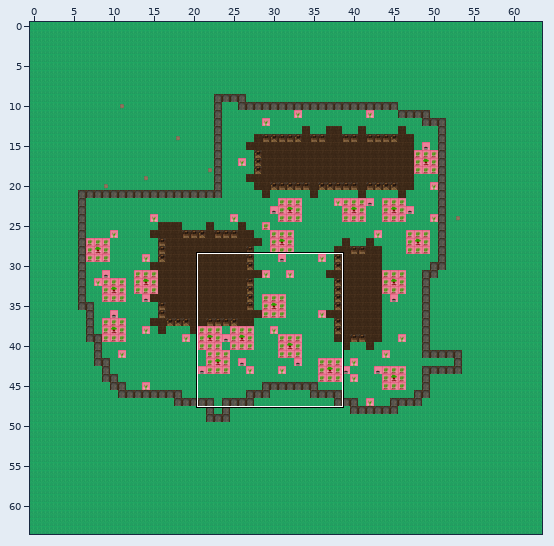
A Tiled map gets an edit: assets/tiled/mapFarm2.tmx. Above: a wide view before the commit, with the close-up outlined.
Close-up. Earlier state:
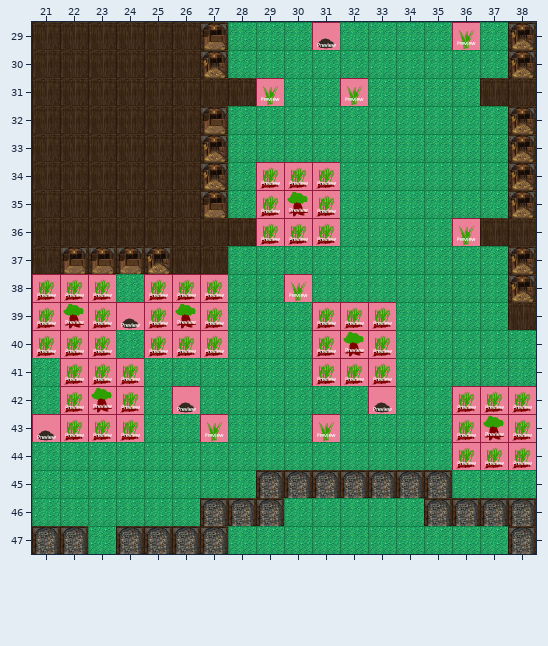
Cells are 64x64 px. Shown: x 21..38, y 29..47. The commit also changed other parts of the map, which this record leaves out.
After:
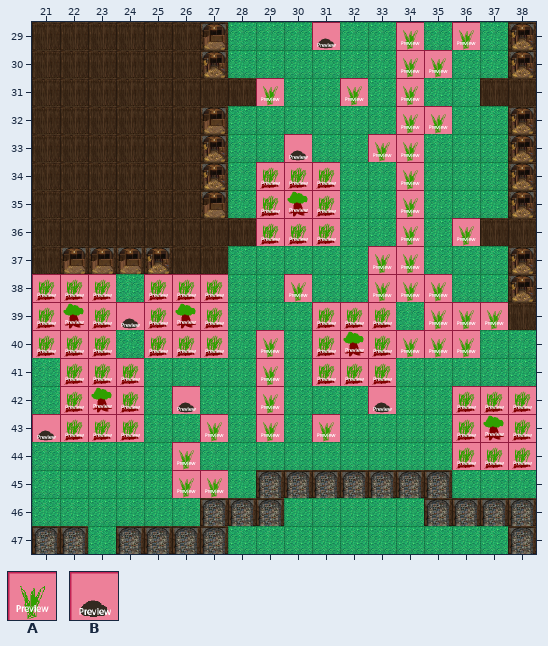
Key: from "tileset": A 18, B 42.
_ is an empty cell.
The edit:
{"where": "layer \"walls\""}
{"y":29,"x":34,"old":"_","new":"A"}
{"y":30,"x":34,"old":"__","new":"AA"}
{"y":31,"x":34,"old":"_","new":"A"}
{"y":32,"x":34,"old":"__","new":"AA"}
{"y":33,"x":30,"old":"_","new":"B"}
{"y":33,"x":33,"old":"__","new":"AA"}
{"y":34,"x":34,"old":"_","new":"A"}
{"y":35,"x":34,"old":"_","new":"A"}
{"y":36,"x":34,"old":"_","new":"A"}
{"y":37,"x":33,"old":"__","new":"AA"}
{"y":38,"x":33,"old":"___","new":"AAA"}
{"y":39,"x":35,"old":"___","new":"AAA"}
{"y":40,"x":29,"old":"_","new":"A"}
{"y":40,"x":34,"old":"___","new":"AAA"}
{"y":41,"x":29,"old":"_","new":"A"}
{"y":42,"x":29,"old":"_","new":"A"}
{"y":43,"x":29,"old":"_","new":"A"}
{"y":44,"x":26,"old":"_","new":"A"}
{"y":45,"x":26,"old":"__","new":"AA"}
{"label":"added","picture_box":[368,22,508,358]}
{"label":"added","picture_box":[284,134,312,162]}
{"label":"added","picture_box":[256,330,284,442]}
{"label":"added","picture_box":[172,442,228,498]}
